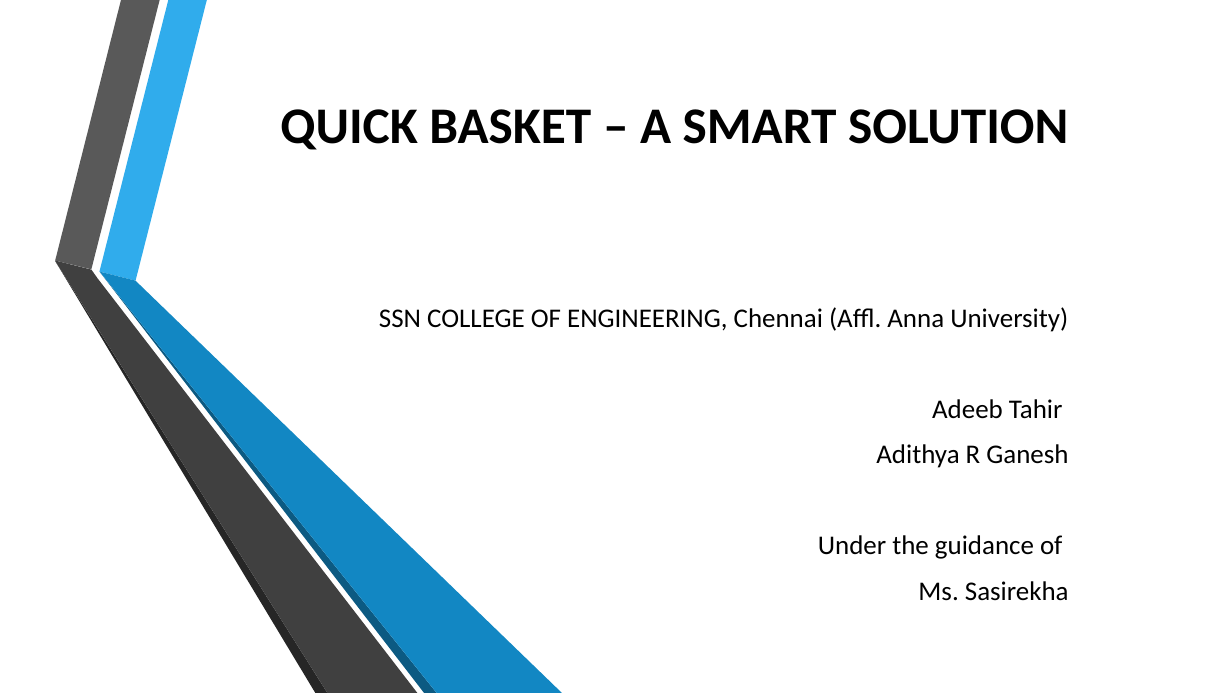
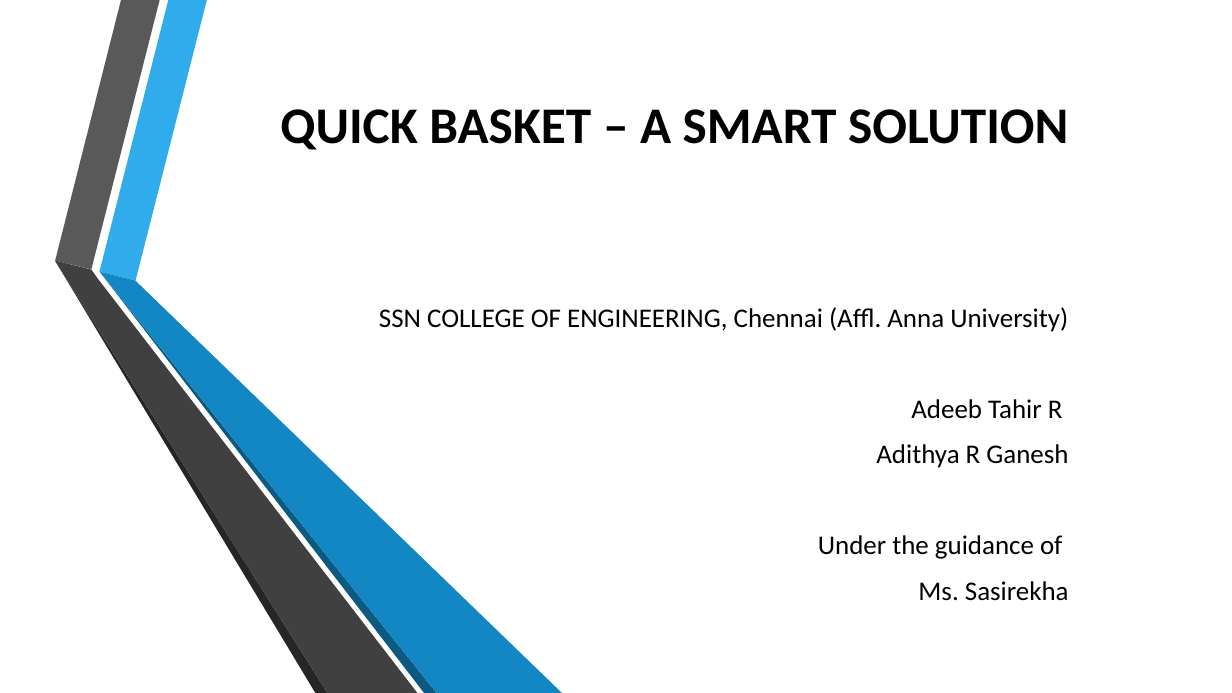
Before and after one commit to adithyarganesh/Quick-Basket, a slide deck: slide 1 of Reports/QB-Finalfinal final [Autosaved].pptx. Drawn at 1232x693 pixels with LibreOffice and Linux fonts; fonts in the diff are those of the drawing; background and template pictures are left out. Boxes give left, top, right and bottom in pixels: in the first picture for what was removed or moved away, otherwise in the second. Text is boxed around its words. In the diff, an @@ line names an element or a change of style, - is before the commit and + after.

```diff
--- a/Reports/QB-Finalfinal final [Autosaved].pptx
+++ b/Reports/QB-Finalfinal final [Autosaved].pptx
@@ subtitle at box(911, 399, 1063, 419): text changed @@
-Adeeb Tahir
+Adeeb Tahir R
```
Also in this commit, not shown: 9 other slides changed, 4 slides added, 3 slides removed, 7 other files.
